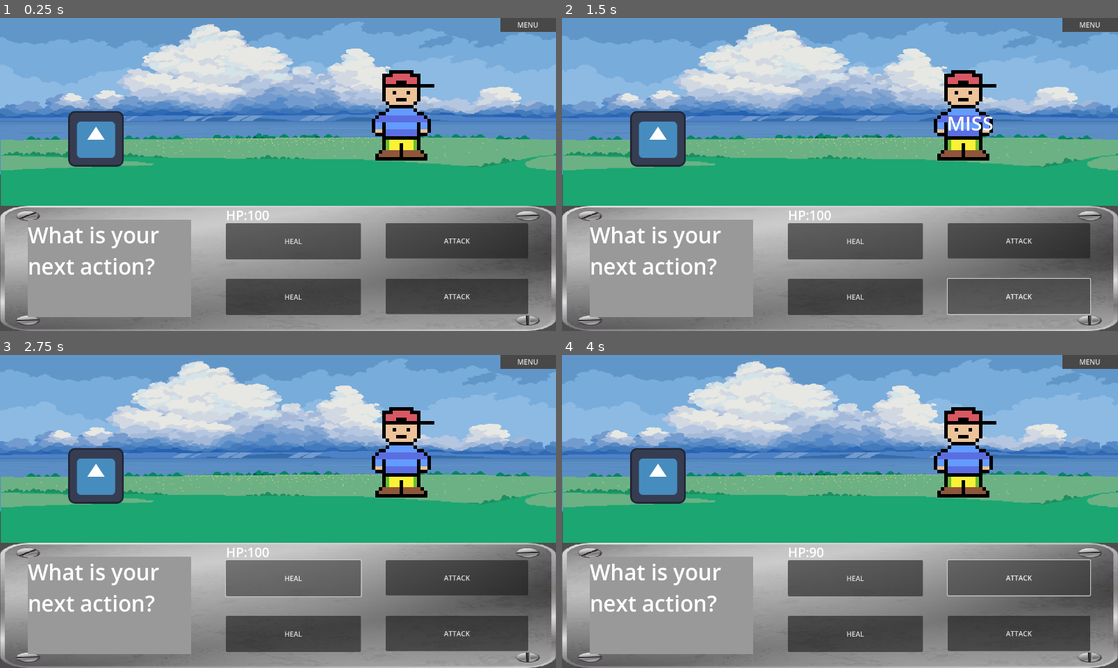
Above: before the commit, frames 1-4 (two rows, left to right).
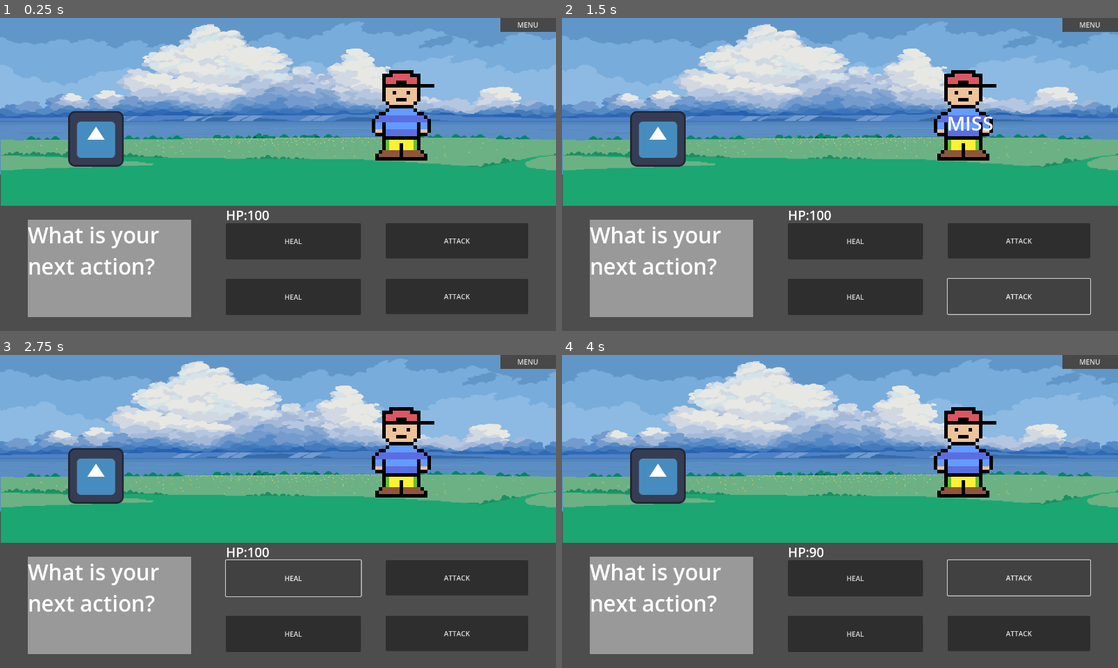
Above: after the commit, the same moments.

Repository: Geo821/Pokemon_Like_Combat_Godot
Game: Godot game, scene res://Scenes/main.tscn
Two runs of this game, one before a commit and one after it. Both use one fixed random seed, a clock stepped at 60 frames per second and the inputs below. The engine's default icon, where the game draws it, is replaced by a stand-in: a white triangle on a blue panel in a dark square.
Inputs:
- Up to frame 1 (0.25 s): no input
- Up to frame 2 (1.5 s): click "ATTACK" at 0.5 s; click "ATTACK" at 1.25 s
- Up to frame 3 (2.75 s): click "HEAL" at 2 s
- Up to frame 4 (4 s): click "HEAL" at 2.75 s; click "ATTACK" at 3.5 s

The runs differ from the first frame. In frame 1, 22% of the frame differs, in the area x 0-100%, y 60-100%; in frame 2, 22%; in frame 3, 22%; in frame 4, 22%.

Commit message:
asd

Diff:
--- a/PokemonLikeGame/Scenes/player_attacks_ui.tscn
+++ b/PokemonLikeGame/Scenes/player_attacks_ui.tscn
@@ -1,10 +1,9 @@
-[gd_scene load_steps=10 format=3 uid="uid://do7cyavlp0gom"]
+[gd_scene load_steps=9 format=3 uid="uid://do7cyavlp0gom"]
 
 [ext_resource type="Script" path="res://Scripts/player_attacks_ui.gd" id="1_013ju"]
 [ext_resource type="Texture2D" uid="uid://diojau4j2dljm" path="res://Sprites/icon.svg" id="1_l0hqp"]
 [ext_resource type="Texture2D" uid="uid://0kmup0d5b14r" path="res://Sprites/enemy1.png" id="3_0lnxn"]
 [ext_resource type="Texture2D" uid="uid://dxkotc1npaduj" path="res://Sprites/enemy2.png" id="3_bub5y"]
-[ext_resource type="Texture2D" uid="uid://cpdby0mx0k7cy" path="res://Sprites/metal-plate-background_23-2147490438.png" id="4_46g73"]
 [ext_resource type="Texture2D" uid="uid://b63f3e0k15oxy" path="res://Sprites/enemies/enemy3.png" id="4_mxk00"]
 
 [sub_resource type="SpriteFrames" id="SpriteFrames_fd611"]
@@ -68,16 +67,6 @@
 grow_horizontal = 2
 grow_vertical = 0
 theme_override_styles/panel = SubResource("StyleBoxFlat_ma4ru")
-
-[node name="TextureRect" type="TextureRect" parent="Panel"]
-layout_mode = 1
-anchors_preset = 15
-anchor_right = 1.0
-anchor_bottom = 1.0
-grow_horizontal = 2
-grow_vertical = 2
-texture = ExtResource("4_46g73")
-expand_mode = 1
 
 [node name="Attack" type="Button" parent="Panel"]
 layout_mode = 1
